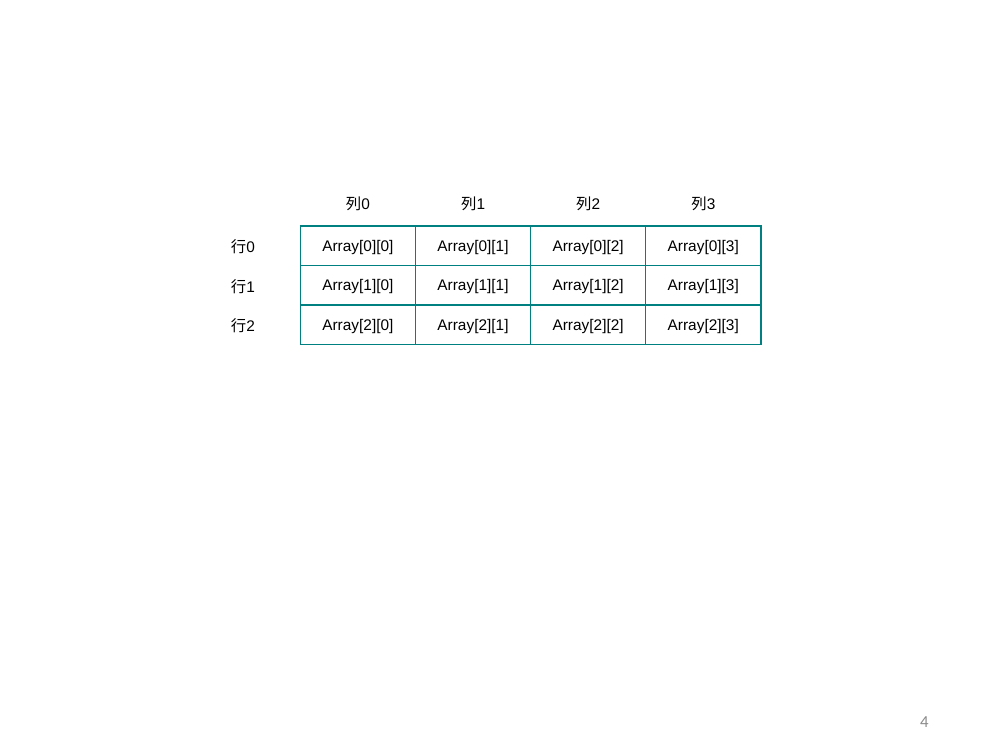
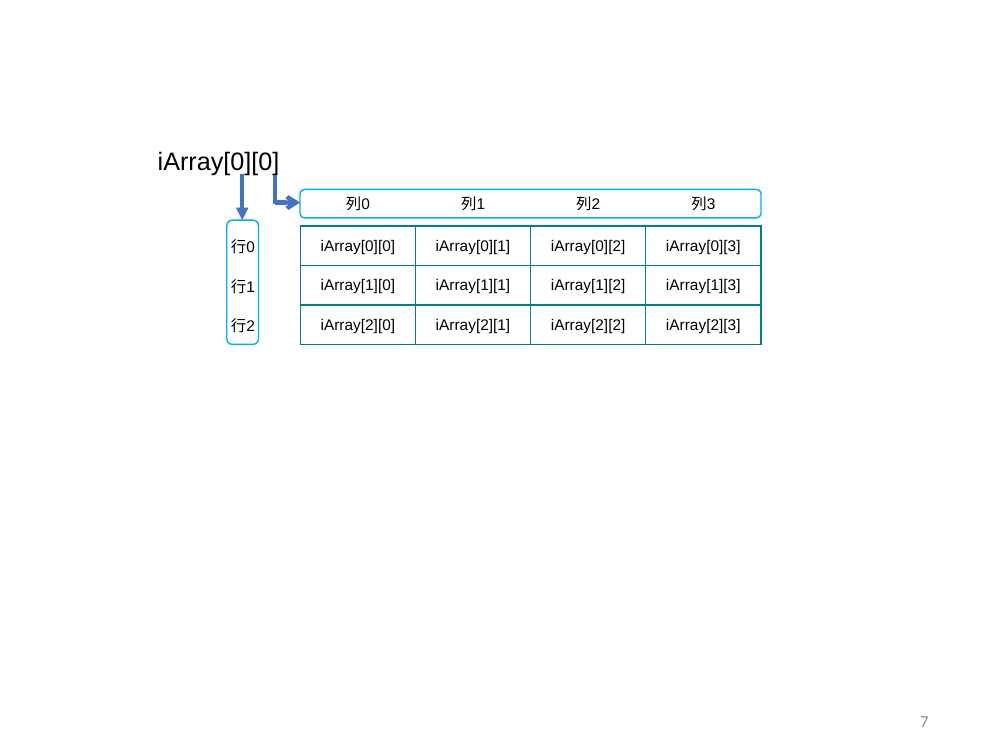
Before and after one commit to afukushimagit/afukushimagit.github.io, a slide deck: slide 7 of images/array/sozai.pptx (slide 4 before the commit). Drawn at 1008x756 pixels with LibreOffice and Linux fonts; fonts in the diff are those of the drawing. Boxes give left, top, right and bottom in pixels: in the first picture for what was removed or moved away, otherwise in the second. Text is boxed around its words. In the diff, an @@ line names an element or a change of style, - is before the commit and + after.

```diff
--- a/images/array/sozai.pptx
+++ b/images/array/sozai.pptx
@@ text added at bbox=[158, 151, 280, 176], 18 pt, text #000000 @@
+iArray[0][0]
@@ table at bbox=[185, 179, 760, 345] @@
-row 2: 行0 | Array[0][0] | Array[0][1] | Array[0][2] | Array[0][3]
+row 2: 行0 | iArray[0][0] | iArray[0][1] | iArray[0][2] | iArray[0][3]
-row 3: 行1 | Array[1][0] | Array[1][1] | Array[1][2] | Array[1][3]
+row 3: 行1 | iArray[1][0] | iArray[1][1] | iArray[1][2] | iArray[1][3]
-row 4: 行2 | Array[2][0] | Array[2][1] | Array[2][2] | Array[2][3]
+row 4: 行2 | iArray[2][0] | iArray[2][1] | iArray[2][2] | iArray[2][3]
@@ arrow added from (242, 173) to (242, 220), #4472C4 3 pt @@
@@ line added from (275, 174) to (275, 204), #4472C4 3 pt @@
@@ arrow added from (275, 203) to (300, 203), #4472C4 3 pt @@
@@ rounded rectangle added at bbox=[300, 190, 761, 218], outline #00B0F0 1 pt @@
@@ rounded rectangle added at bbox=[227, 220, 258, 344], outline #00B0F0 1 pt @@
@@ page number at bbox=[920, 716, 928, 727]: text changed @@
-4
+7
```
Also in this commit, not shown: 8 slides added, 32 other files.
